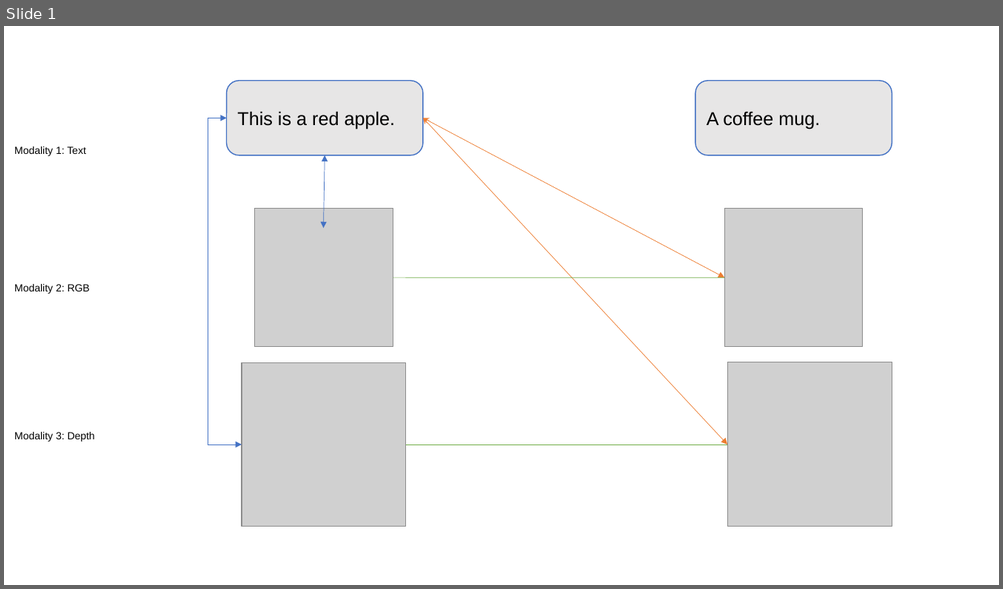
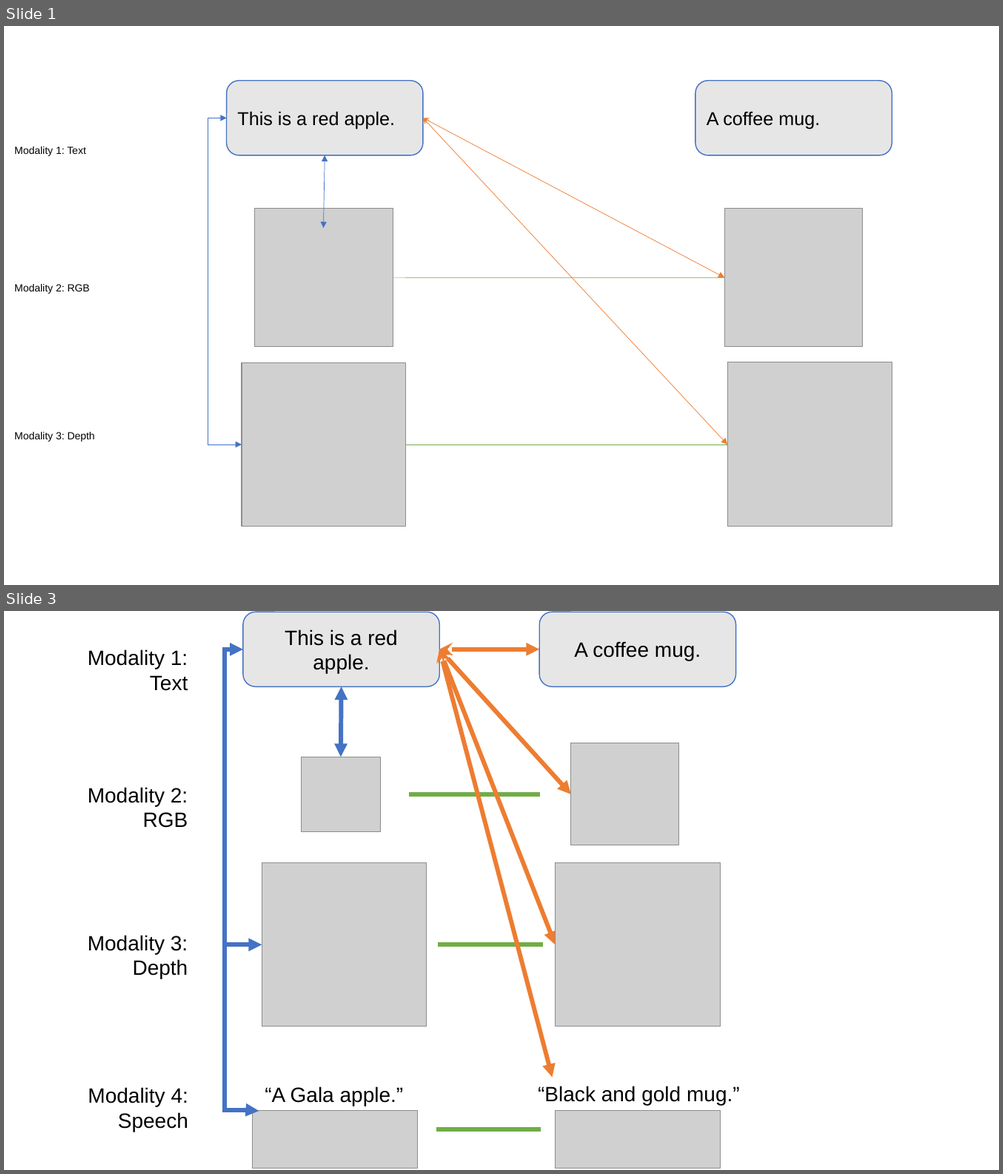
Before and after one commit to kasraprime/EMMA, a slide deck: Paper/Figures/MMA-paper.pptx. Shown one above the other, each under a label of ours: slide 1 before the commit, slides 1 and 3 after it; the slides between them are not shown. The pictures are 1003x589 and 1003x1174 pixels, drawn with LibreOffice and Linux fonts; fonts in the diff are those of the drawing; grey boxes stand for pictures. Boxes give left, top, right and bottom in pixels: in the first picture for what was removed or moved away, otherwise in the second. Text is boxed around its words. In the diff, an @@ line names an element or a change of style, - is before the commit and + after.

```diff
--- a/Paper/Figures/MMA-paper.pptx
+++ b/Paper/Figures/MMA-paper.pptx
@@ slide 3 added at [4, 611, 999, 1170], background #FFFFFF @@
@@ rounded rectangle added at [243, 612, 439, 686], fill #E7E6E6, outline #4472C4 1 pt, 20 pt, text #000000 @@
+This is a red apple.
@@ rounded rectangle added at [539, 612, 735, 686], fill #E7E6E6, outline #4472C4 1 pt, 20 pt, text #000000 @@
+A coffee mug.
@@ text added at [88, 649, 188, 691], 20 pt, text #000000 @@
+Modality 1: Text
@@ elbow double arrow added from (243, 649) to (262, 945), #4472C4 4.25 pt @@
@@ double arrow added from (440, 649) to (571, 795), #ED7D31 4.25 pt @@
@@ double arrow added from (440, 649) to (555, 945), #ED7D31 4.25 pt @@
@@ double arrow added from (440, 649) to (539, 649), #ED7D31 4.25 pt @@
@@ double arrow added from (440, 649) to (552, 1077), #ED7D31 4.25 pt @@
@@ double arrow added from (341, 687) to (341, 758), #4472C4 4.25 pt @@
@@ picture added at [571, 743, 678, 846] @@
@@ picture added at [301, 758, 380, 832] @@
@@ text added at [88, 787, 188, 828], 20 pt, text #000000 @@
+Modality 2: RGB
@@ line added from (408, 795) to (540, 795), #70AD47 4.25 pt @@
@@ elbow arrow added from (224, 815) to (259, 1112), #4472C4 4.25 pt @@
@@ picture added at [262, 863, 427, 1027] @@
@@ picture added at [555, 863, 720, 1027] @@
@@ text added at [88, 935, 188, 980], 20 pt, text #000000 @@
+Modality 3: Depth
@@ line added from (438, 945) to (543, 945), #70AD47 4.25 pt @@
@@ text added at [88, 1088, 188, 1132], 20 pt, text #000000 @@
+Modality 4: Speech
@@ text added at [264, 1087, 404, 1107], 20 pt, text #000000 @@
+“A Gala apple.”
@@ text added at [538, 1086, 740, 1105], 20 pt, text #000000 @@
+“Black and gold mug.”
@@ picture added at [253, 1111, 418, 1169] @@
@@ picture added at [555, 1111, 720, 1169] @@
@@ line added from (437, 1130) to (540, 1130), #70AD47 4.25 pt @@
```
Also in this commit, not shown: 1 slide changed, 7 other slides added, 16 other files.
